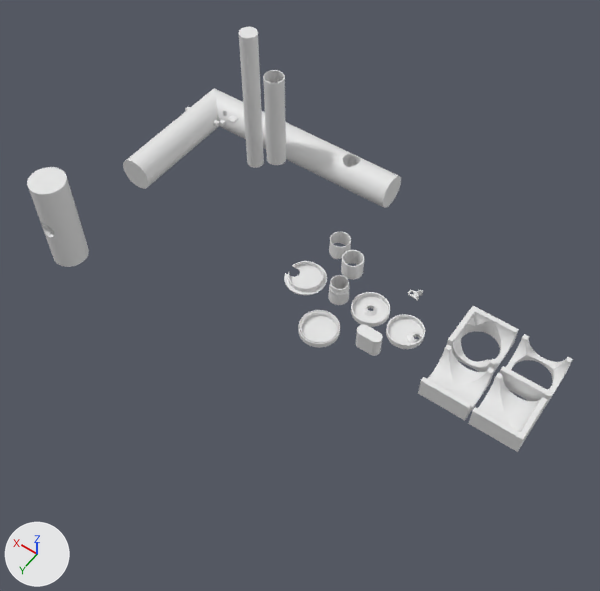
Renders of the Blender file hydroponic-fittings/hydroponic-fittings.blend from each side of a commit.
Rendered twice from a camera (50 mm lens) standing at (-270.0, 1228.0, 1836.0) and looking at (534.0, 101.0, 65.0). Lighting does not change. The marker at lower left points along +X, +Y and +Z.

Objects in the first picture: '108-OD', '2-inch-OD', '2in-pipe', '4inPipe', 'cap-4in', 'cap-lid', 'cap-offset', 'cap-wide', 'flange', 'float-mount', 'join.90', 'join.90.drain', 'join.T', 'lid-hole', 'station', 'station.001', 'toin.T.drain'.
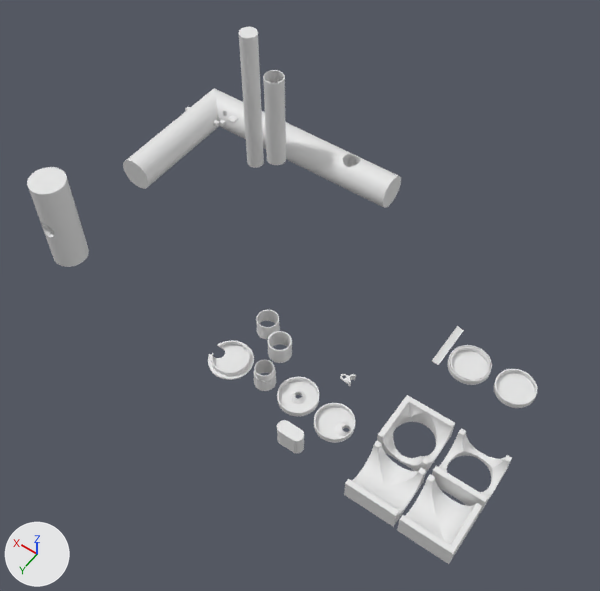
Commit message: autosync 4 inch caps

What the commit changed:
Mesh me_cylinder_007 is new.
It has 20 vertices, 18 faces and spans x -6.6..0.0, y -69.0..69.0, z -7.8..12.3.
Mesh me_circle_008 is new.
It has 576 vertices, 544 faces and spans x -1.1..1.0, y -1.2..0.9, z 0.0..17.1.
Object 'join.90' (ob_join_90) moves from (-82.0, 78.0, 0.0) to (-82.0, 419.0, 0.0).
Object 'join.T' (ob_join_t) moves from (65.0, 75.0, 0.0) to (65.0, 416.0, 0.0).
Object 'toin.T.drain' (ob_toin_t_drain) moves from (-80.0, -69.0, 0.0) to (-80.0, 273.0, 0.0).
Object 'join.90.drain' (ob_join_90_drain) moves from (72.0, -75.0, 0.0) to (72.0, 267.0, 0.0).
Object 'lid-hole' (ob_lid_hole) moves from (280.0, 129.0, 85.0) to (280.0, 470.0, 85.0).
Object 'cap-lid' (ob_cap_lid) moves from (587.0, 0.0, 0.0) to (587.0, 341.0, 0.0).
Object 'float-mount' (ob_float_mount) moves from (296.0, -128.0, 0.0) to (296.0, 213.0, 0.0).
Object 'cap-offset' (ob_cap_offset) moves from (261.0, 9.0, 0.0) to (261.0, 350.0, 0.0).
Object 'cap-wide' (ob_cap_wide) moves from (378.0, 0.0, 0.0) to (378.0, 341.0, 0.0).
Object 'cap-4in' (ob_cap_4in) moves from (456.0, 136.0, 0.0) to (70.0, 3.0, 0.0).
Object 'station.001' (ob_station_001) moves from (480.0, -75.0, 34.0) to (480.0, 266.0, 34.0).
Object 'flange' (ob_flange) moves from (470.0, 1.0, 0.0) to (470.0, 342.0, 0.0).
Object 'station' (ob_station) moves from (550.0, -117.0, 84.0) to (550.0, 225.0, 84.0).
Object 'roll-stop.001' (ob_roll_stop_001) is new; it shows me_cylinder_007.
Its location is (142.0, -34.0, -5.0).
Its rotation in degrees is (0, 90, 0).
Object 'wide-cap-blank' (ob_wide_cap_blank) is new; it shows me_circle_008.
Its location is (-60.0, -2.0, 0.0).
Its scale is (52.0, 52.0, 1.0).

Changed parts and their boxes [x1, y1, x2, y2] in the pictures (600 x 591 px):
'join.90', moved
    before: [468, 373, 547, 452]
    after: [397, 474, 482, 564]
'join.T', moved
    before: [418, 344, 494, 420]
    after: [344, 441, 426, 527]
'join.90.drain', moved
    before: [447, 306, 519, 372]
    after: [377, 395, 455, 473]
'toin.T.drain', moved
    before: [500, 334, 573, 409]
    after: [432, 428, 512, 513]
'cap-4in', moved
    before: [298, 310, 340, 348]
    after: [448, 345, 492, 385]
'cap-wide', moved
    before: [351, 292, 390, 327]
    after: [277, 377, 319, 416]
'cap-offset', moved
    before: [386, 314, 425, 349]
    after: [314, 403, 355, 443]
'cap-lid', moved
    before: [284, 261, 327, 295]
    after: [208, 340, 254, 380]
'wide-cap-blank', added
    after: [494, 369, 537, 408]
'lid-hole', moved
    before: [356, 324, 382, 356]
    after: [277, 420, 304, 453]
'station.001', moved
    before: [341, 250, 364, 280]
    after: [268, 331, 292, 363]
'flange', moved
    before: [328, 275, 350, 305]
    after: [254, 359, 276, 391]
'station', moved
    before: [329, 232, 351, 259]
    after: [256, 310, 280, 339]
'roll-stop.001', added
    after: [432, 326, 464, 365]
'float-mount', moved
    before: [408, 290, 423, 301]
    after: [340, 374, 356, 386]
